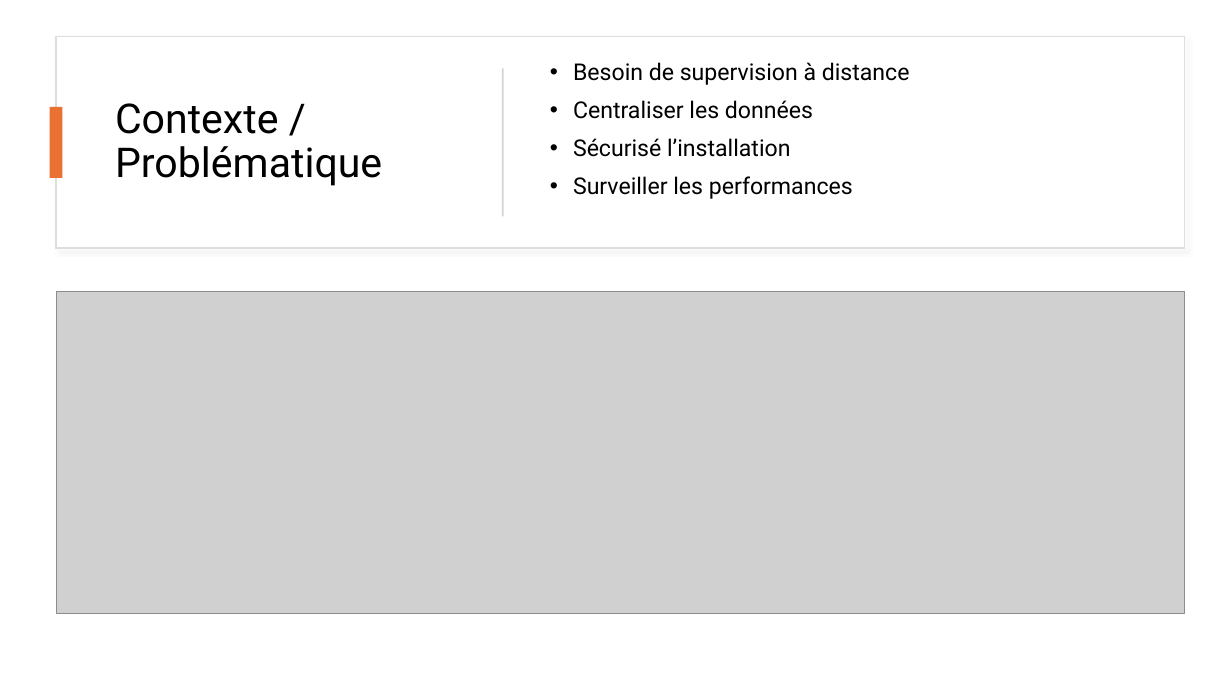
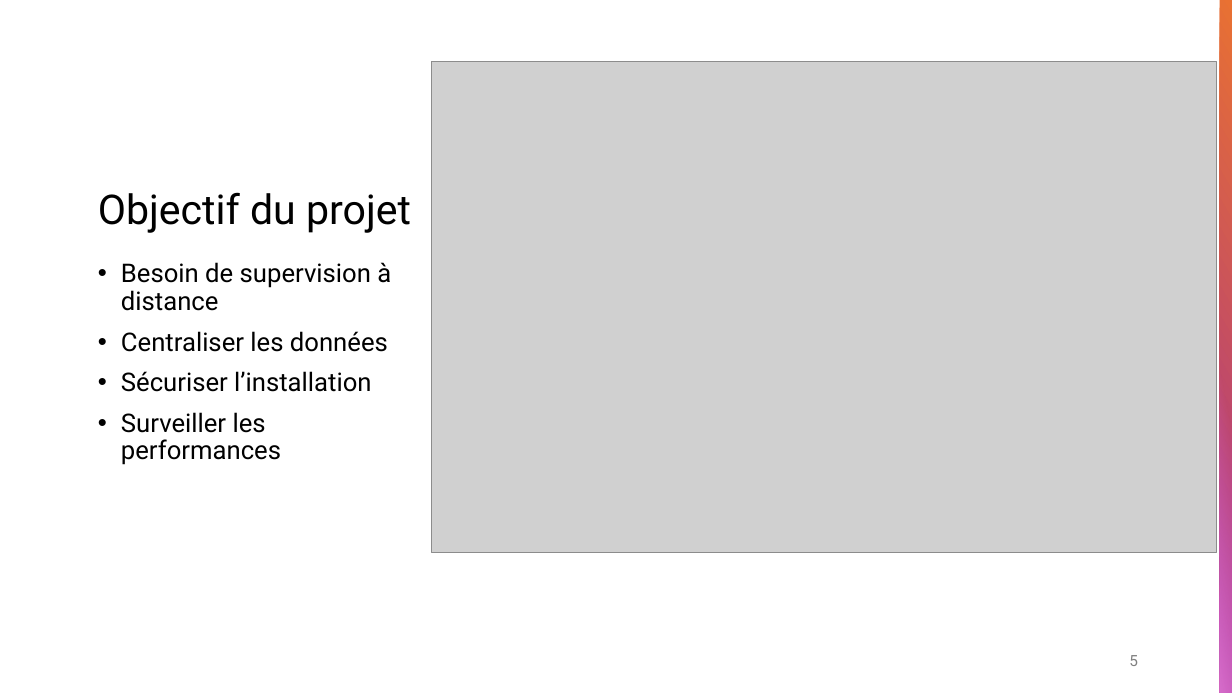
Before and after one commit to Eliott-07/Centrale-PV-Securisee-2026, a slide deck: slide 5 of docs/Présentation_Projet_SMACP.pptx (slide 3 before the commit). Drawn at 1232x693 pixels with LibreOffice and Linux fonts; fonts in the diff are those of the drawing; grey boxes stand for pictures. Boxes give left, top, right and bottom in pixels: in the first picture for what was removed or moved away, otherwise in the second. Text is boxed around its words. In the diff, an @@ line names an element or a change of style, - is before the commit and + after.

```diff
--- a/docs/Présentation_Projet_SMACP.pptx
+++ b/docs/Présentation_Projet_SMACP.pptx
@@ rectangle added at <box>1220,0,1232,693</box>, fill gradient #E97132 to #A02B93 @@
@@ rectangle removed at <box>56,37,1185,248</box> @@
@@ picture added at <box>432,62,1217,553</box> @@
@@ rectangle removed at <box>502,68,504,216</box> @@
@@ rectangle removed at <box>50,107,63,178</box> @@
@@ title removed at <box>115,103,382,186</box> @@
-Contexte / Problématique
@@ title added at <box>98,192,411,233</box>, 32 pt, text #000000 @@
+Objectif du projet
@@ text "Besoin de supervision à distance": place and size @@
-text "Besoin de supervision à distance" at <box>573,62,910,199</box>
+text "Besoin de supervision à distance" at <box>121,262,391,465</box>
@@ text "Besoin de supervision à distance" at <box>121,262,391,465</box>: vertical alignment middle to top @@
@@ text at <box>121,262,391,465</box>: size 18 to 20 pt in "Besoin de supervision à distance", "Centraliser les données", "Surveiller les performances" @@
@@ picture removed at <box>56,292,1185,614</box> @@
@@ rectangle added at <box>1220,357,1232,693</box>, fill gradient #D86ECC @@
@@ text at <box>121,371,371,392</box>: text changed; size 18 to 20 pt @@
-• Sécurisé l’installation
+• Sécuriser l’installation
@@ page number added at <box>1129,655,1138,666</box>, 12 pt, text #808080 @@
+5
```
Also in this commit, not shown: 6 other slides changed, 21 slides added, 3 slides removed, 2 other files.
